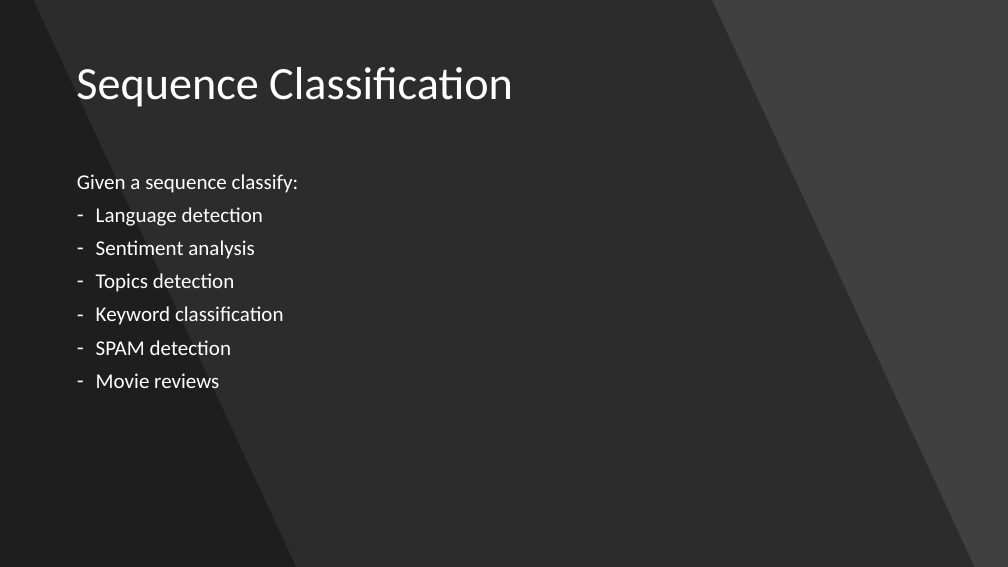
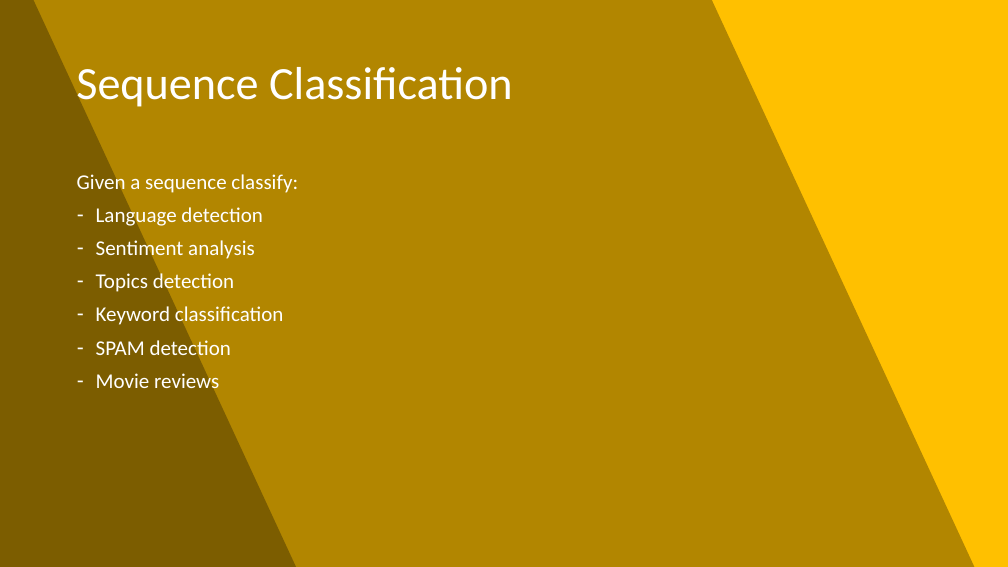
Before and after one commit to ravikg/deep-learning-nlp-kaggle-toxic-comment, a slide deck: slide 8 of ppt/workshop.pptx (slide 6 before the commit). Drawn at 1008x567 pixels with LibreOffice and Linux fonts; fonts in the diff are those of the drawing. Boxes give left, top, right and bottom in pixels: in the first picture for what was removed or moved away, otherwise in the second. Text is boxed around its words. In the diff, an @@ line names an element or a change of style, - is before the commit and + after.

```diff
--- a/ppt/workshop.pptx
+++ b/ppt/workshop.pptx
@@ rectangle added at (0, 0, 1008, 567), fill #FFC000 @@
@@ text "Given a sequence classify:" rewrapped from (77, 174, 299, 388) to (77, 171, 298, 394) @@
```
Also in this commit, not shown: 51 other slides changed, 2 slides added, 3 other files.
